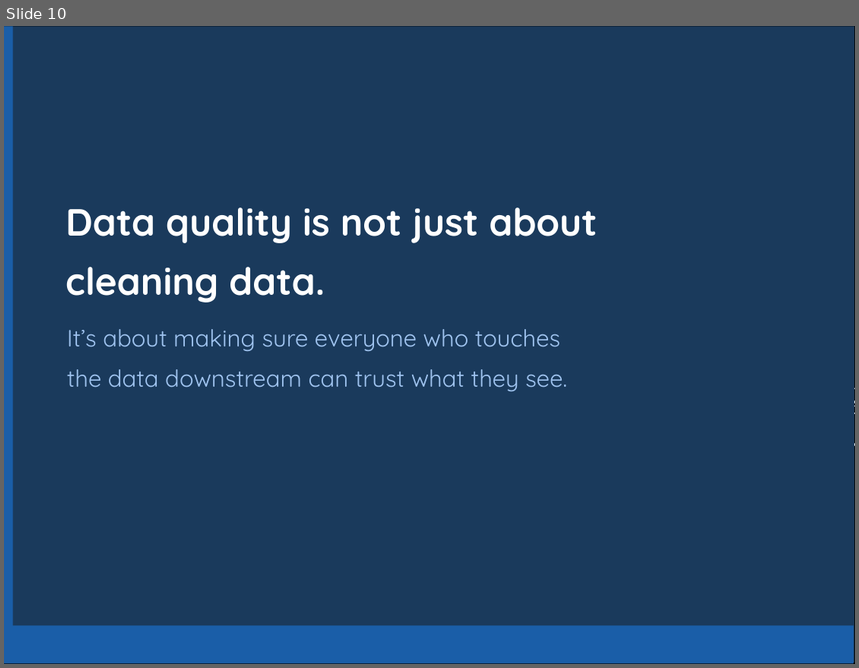
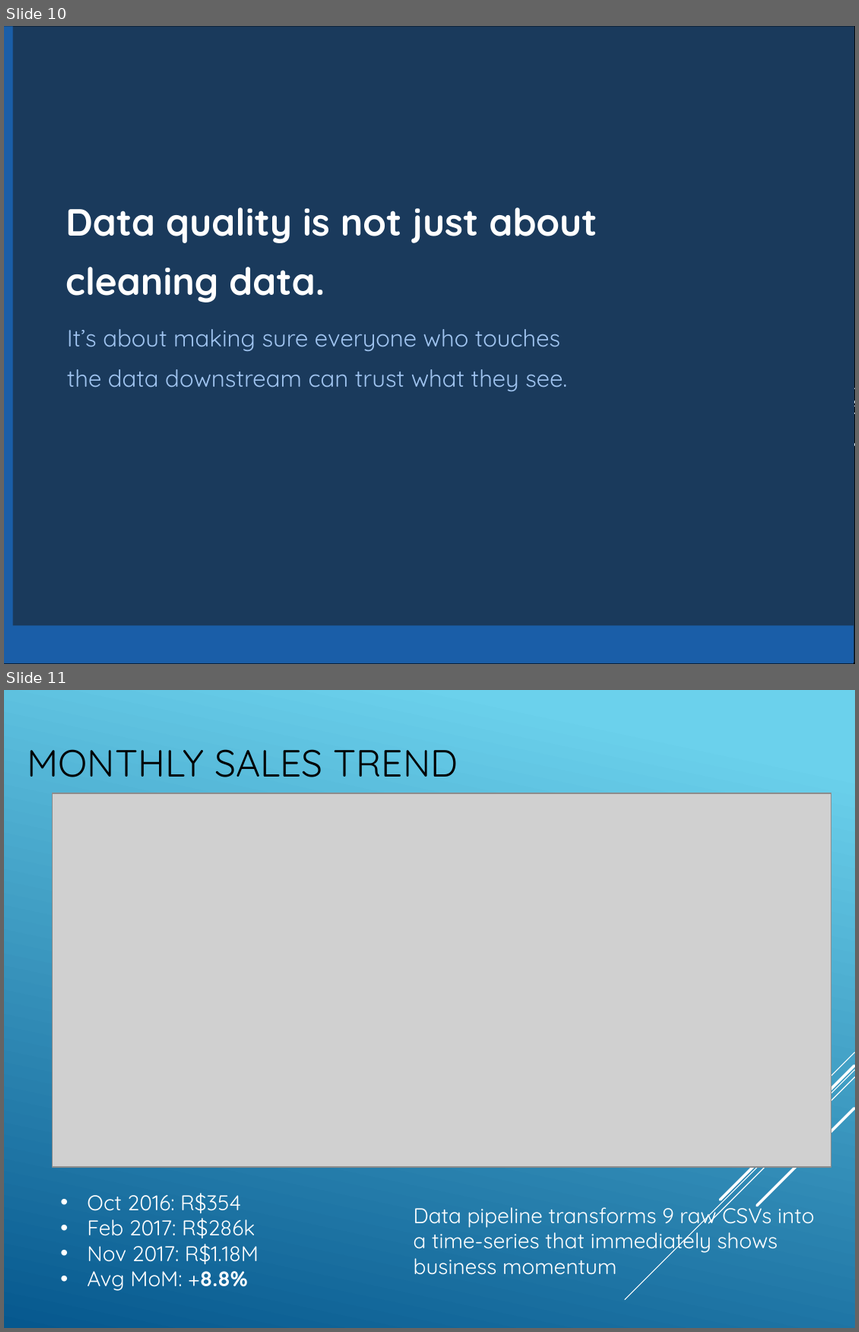
Before and after one commit to weihg27/ecommerce-project, a slide deck: slices/Olist_Ecommerce_Project_Presentation.pptx. Shown one above the other, each under a label of ours: slide 10 before the commit, slides 10 and 11 after it. The pictures are 859x668 and 859x1332 pixels, drawn with LibreOffice and Linux fonts; fonts in the diff are those of the drawing; grey boxes stand for pictures. Boxes give left, top, right and bottom in pixels: in the first picture for what was removed or moved away, otherwise in the second. Text is boxed around its words. In the diff, an @@ line names an element or a change of style, - is before the commit and + after.

```diff
--- a/slices/Olist_Ecommerce_Project_Presentation.pptx
+++ b/slices/Olist_Ecommerce_Project_Presentation.pptx
@@ slide 11 added at (4, 690, 855, 1328), background gradient #6ED2EB to #06588E; not listed: 5 template elements that a slide beside it also shows @@
@@ title added at (28, 749, 458, 777), 32 pt, text #000000 @@
+MONTHLY SALES TREND
@@ picture added at (53, 793, 832, 1167) @@
@@ text added at (87, 1193, 259, 1291), 18 pt, text #FFFFFF @@
+• Oct 2016: R$354
+• Feb 2017: R$286k
+• Nov 2017: R$1.18M
+• Avg MoM: +8.8%
@@ text added at (414, 1201, 814, 1275), 18 pt, text #FFFFFF @@
+Data pipeline transforms 9 raw CSVs into a time-series that immediately shows business momentum
```
Also in this commit, not shown: 2 slides changed, 2 other slides added, 1 slide removed.
